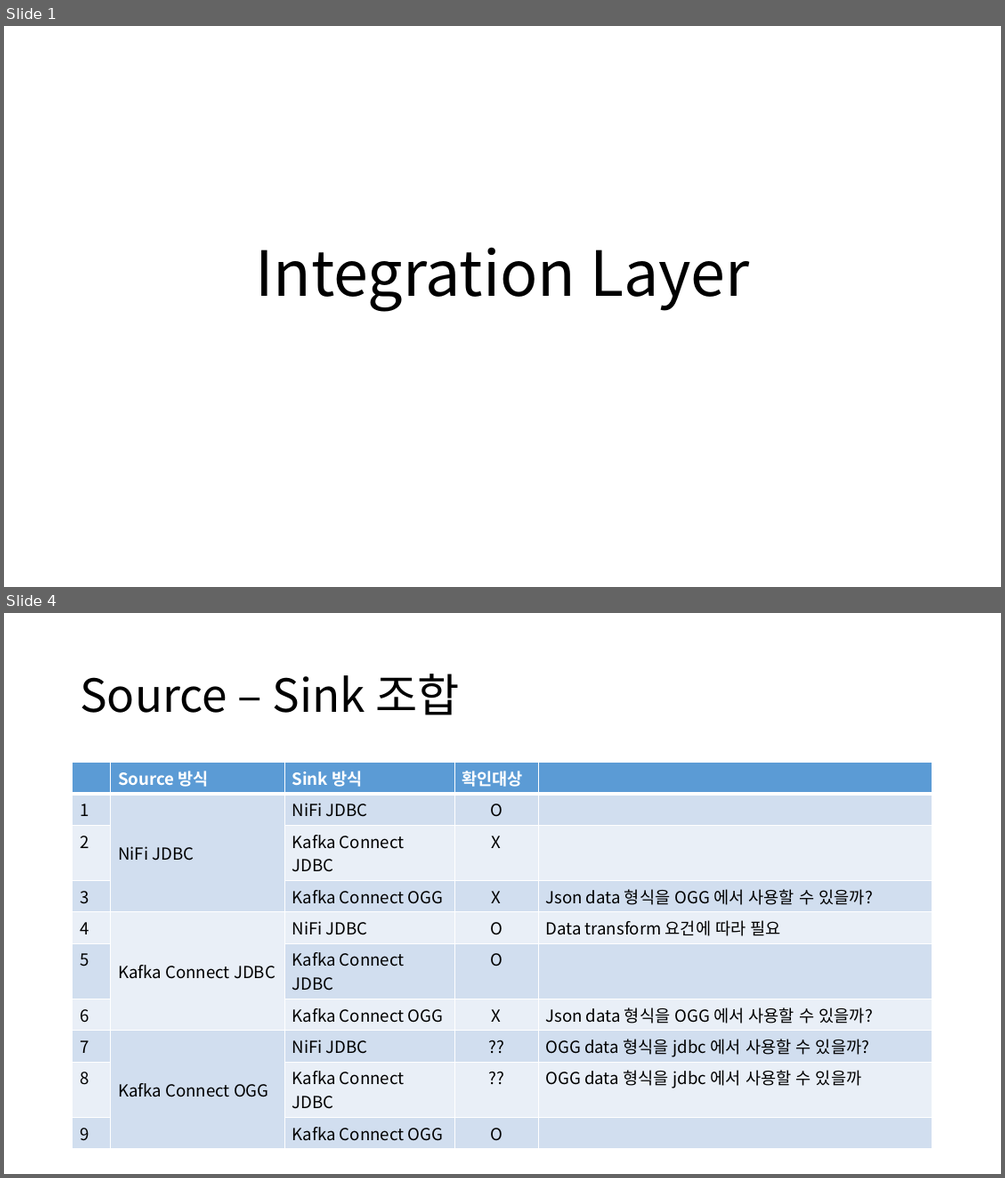
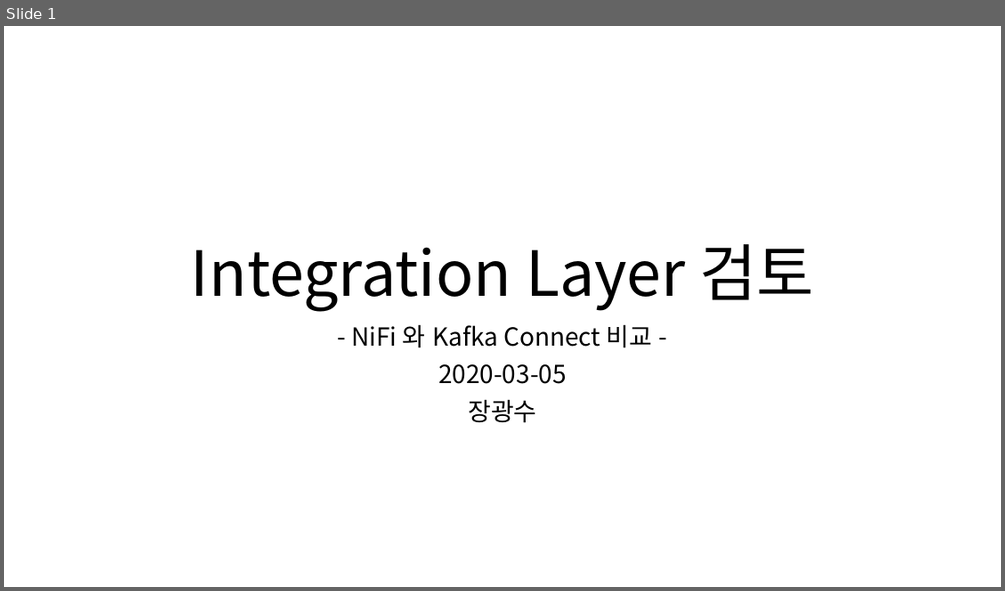
Before and after one commit to gwangsoo/Nifi-Or-Kafka-Connect, a slide deck: db2db_구조.pptx. Shown one above the other, each under a label of ours: slides 1 and 4 before the commit, slide 1 after it; the slides between them are not shown. The pictures are 1005x1178 and 1005x591 pixels, drawn with LibreOffice and Linux fonts; fonts in the diff are those of the drawing. Boxes give left, top, right and bottom in pixels: in the first picture for what was removed or moved away, otherwise in the second. Text is boxed around its words. In the diff, an @@ line names an element or a change of style, - is before the commit and + after.

```diff
--- a/db2db_구조.pptx
+++ b/db2db_구조.pptx
@@ slide 4 removed at (x1=4, y1=613, x2=1001, y2=1174), background #FFFFFF @@
@@ title removed at (x1=80, y1=674, x2=460, y2=715) @@
-Source – Sink 조합
@@ table removed at (x1=73, y1=763, x2=933, y2=1144), 10 rows, 5 columns @@
- | Source 방식 | Sink 방식 | 확인대상 | 
-1 | NiFi JDBC | NiFi JDBC | O | 
-2 |  | Kafka Connect JDBC | X | 
-3 |  | Kafka Connect OGG | X | Json data 형식을 OGG 에서 사용할 수 있을까?
-4 | Kafka Connect JDBC | NiFi JDBC | O | Data transform 요건에 따라 필요
-5 |  | Kafka Connect JDBC | O | 
-6 |  | Kafka Connect OGG | X | Json data 형식을 OGG 에서 사용할 수 있을까?
-7 | Kafka Connect OGG | NiFi JDBC | ?? | OGG data 형식을 jdbc 에서 사용할 수 있을까?
-8 |  | Kafka Connect JDBC | ?? | OGG data 형식을 jdbc 에서 사용할 수 있을까
-9 |  | Kafka Connect OGG | O | 
@@ slide 1 changed as well @@
@@ title at (x1=191, y1=244, x2=814, y2=311): text changed @@
-Integration Layer
+Integration Layer 검토
@@ subtitle added at (x1=351, y1=324, x2=653, y2=423), 24 pt, text #000000 @@
+- NiFi 와 Kafka Connect 비교 -
+2020-03-05
+장광수
```
Also in this commit, not shown: 1 other slide changed, 6 slides added, 5 other slides removed.
